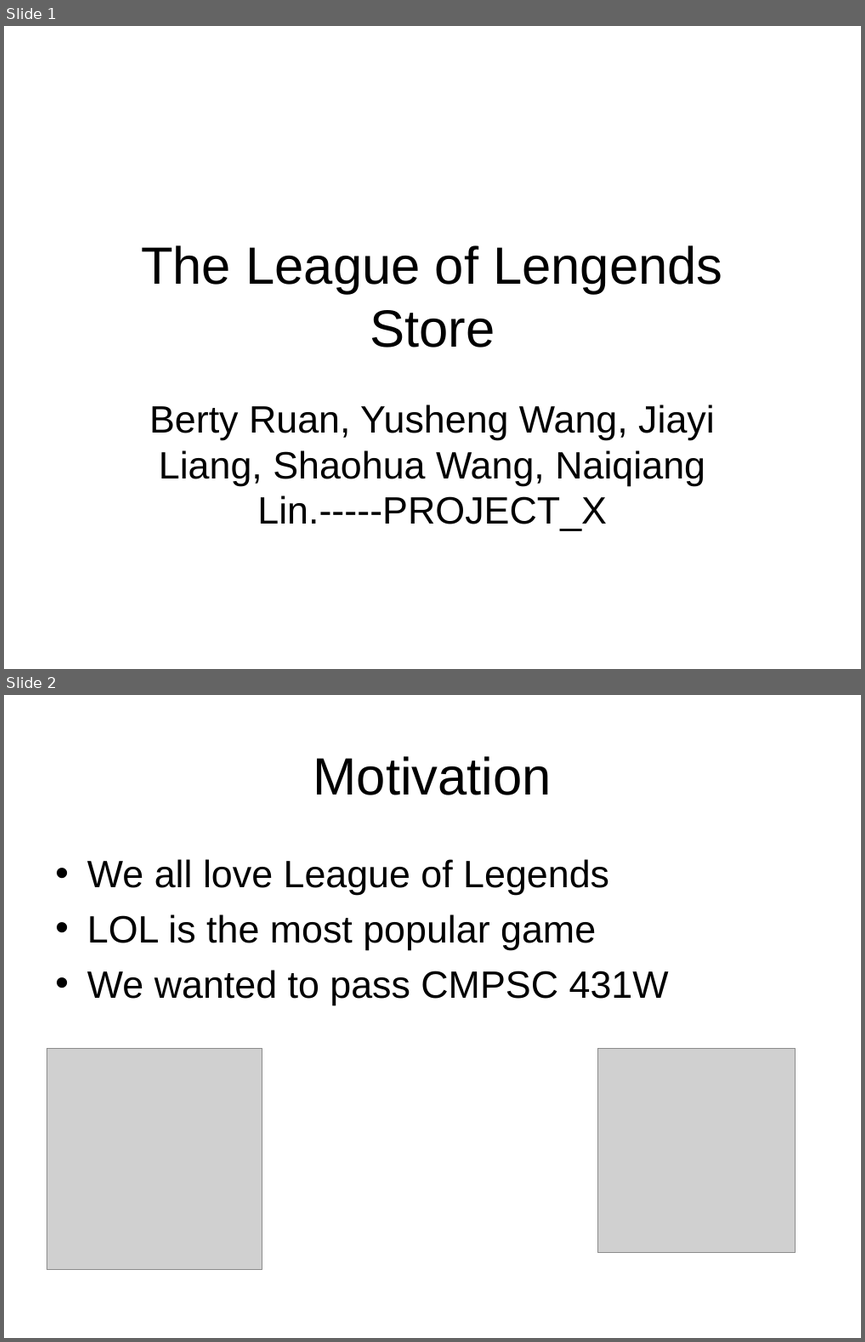
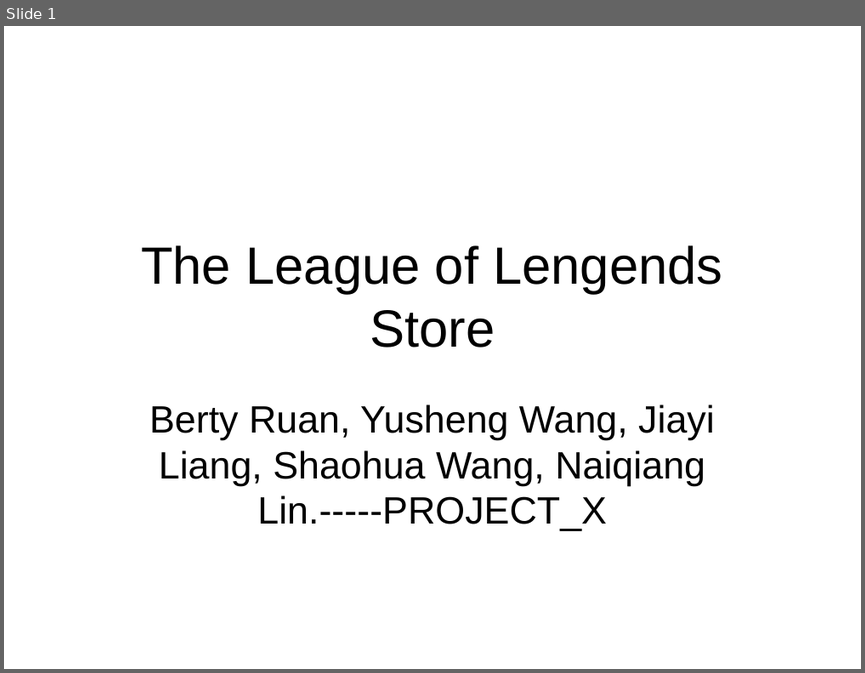
Before and after one commit to yvw5231/project, a slide deck: The League of Lengends Store.ppt. Shown one above the other, each under a label of ours: slides 1 and 2 before the commit, slide 1 after it. The pictures are 865x1342 and 865x673 pixels, drawn with LibreOffice and Linux fonts; fonts in the diff are those of the drawing; grey boxes stand for pictures; background and template pictures are left out. Boxes give left, top, right and bottom in pixels: in the first picture for what was removed or moved away, otherwise in the second. Text is boxed around its words. In the diff, an @@ line names an element or a change of style, - is before the commit and + after.

```diff
--- a/The League of Lengends Store.ppt
+++ b/The League of Lengends Store.ppt
@@ slide 2 removed at (x1=4, y1=695, x2=861, y2=1338), background #FFFFFF @@
@@ title removed at (x1=313, y1=756, x2=551, y2=795) @@
-Motivation
@@ text removed at (x1=87, y1=859, x2=669, y2=1005) @@
-• We all love League of Legends
-• LOL is the most popular game
-• We wanted to pass CMPSC 431W
@@ picture removed at (x1=46, y1=1049, x2=262, y2=1269) @@
@@ picture removed at (x1=598, y1=1049, x2=794, y2=1252) @@
```
Also in this commit, not shown: 5 slides added, 3 other slides removed.
